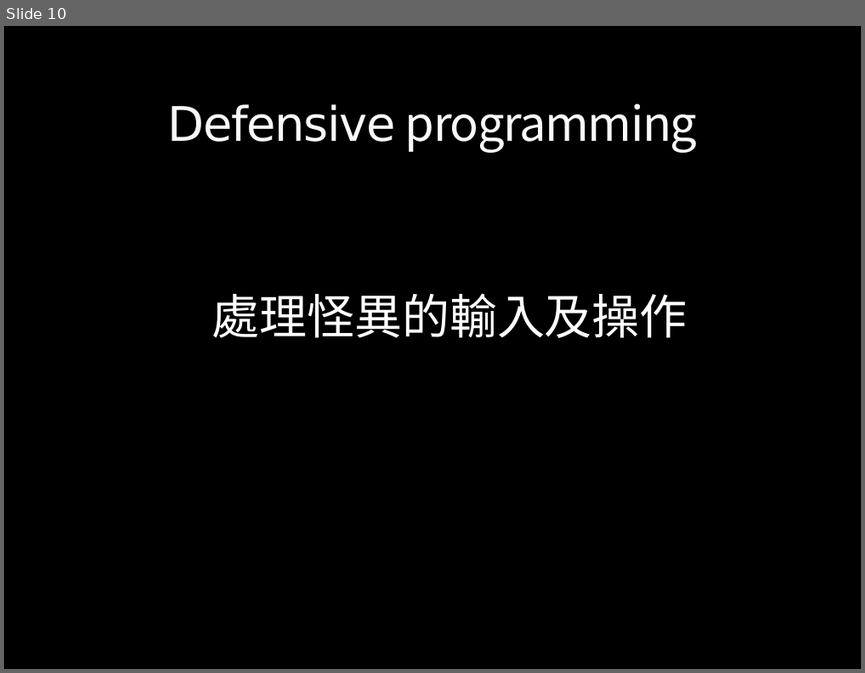
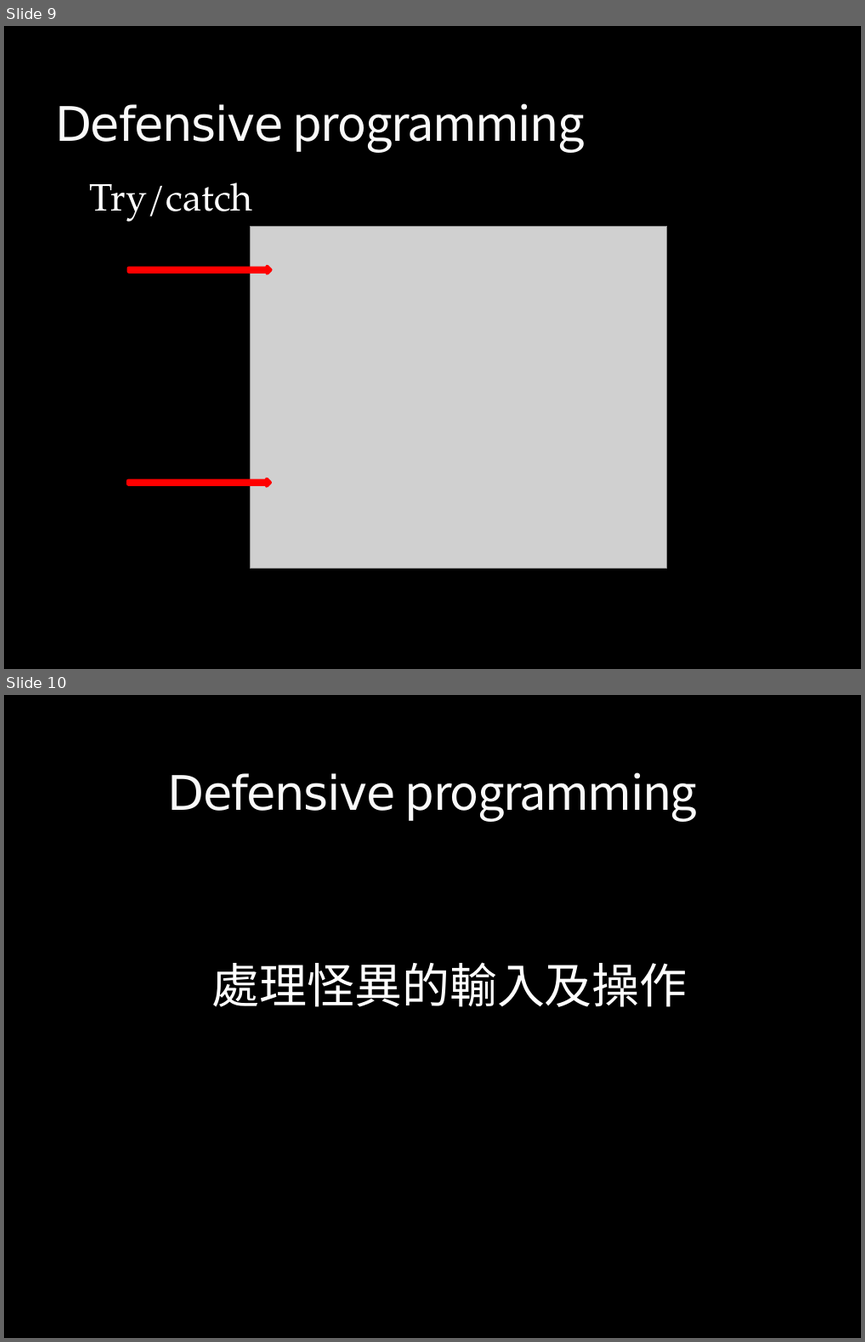
Before and after one commit to boris410/gitlab, a slide deck: 研一/作業二/defensive/Learning Defensive programming.pptx. Shown one above the other, each under a label of ours: slide 10 before the commit, slides 9 and 10 after it. The pictures are 865x673 and 865x1342 pixels, drawn with LibreOffice and Linux fonts; fonts in the diff are those of the drawing; grey boxes stand for pictures; background and template pictures are left out. Boxes give left, top, right and bottom in pixels: in the first picture for what was removed or moved away, otherwise in the second. Text is boxed around its words. In the diff, an @@ line names an element or a change of style, - is before the commit and + after.

```diff
--- a/研一/作業二/defensive/Learning Defensive programming.pptx
+++ b/研一/作業二/defensive/Learning Defensive programming.pptx
@@ slide 9 added at (x1=4, y1=26, x2=861, y2=669), background picture (left out) @@
@@ title added at (x1=55, y1=103, x2=585, y2=153), 40 pt, text #F9F9F9 @@
+Defensive programming
@@ text added at (x1=90, y1=182, x2=253, y2=222), 32 pt, text #FFFFFF @@
+  Try/catch
@@ picture added at (x1=250, y1=226, x2=666, y2=567) @@
@@ right arrow added at (x1=129, y1=267, x2=270, y2=273), fill #FF0000, outline #FF0000 3 pt @@
@@ right arrow added at (x1=128, y1=479, x2=269, y2=486), fill #FF0000, outline #FF0000 3 pt @@
```
Also in this commit, not shown: 7 slides changed, 1 other slide added, 1 slide removed, 6 other files.
